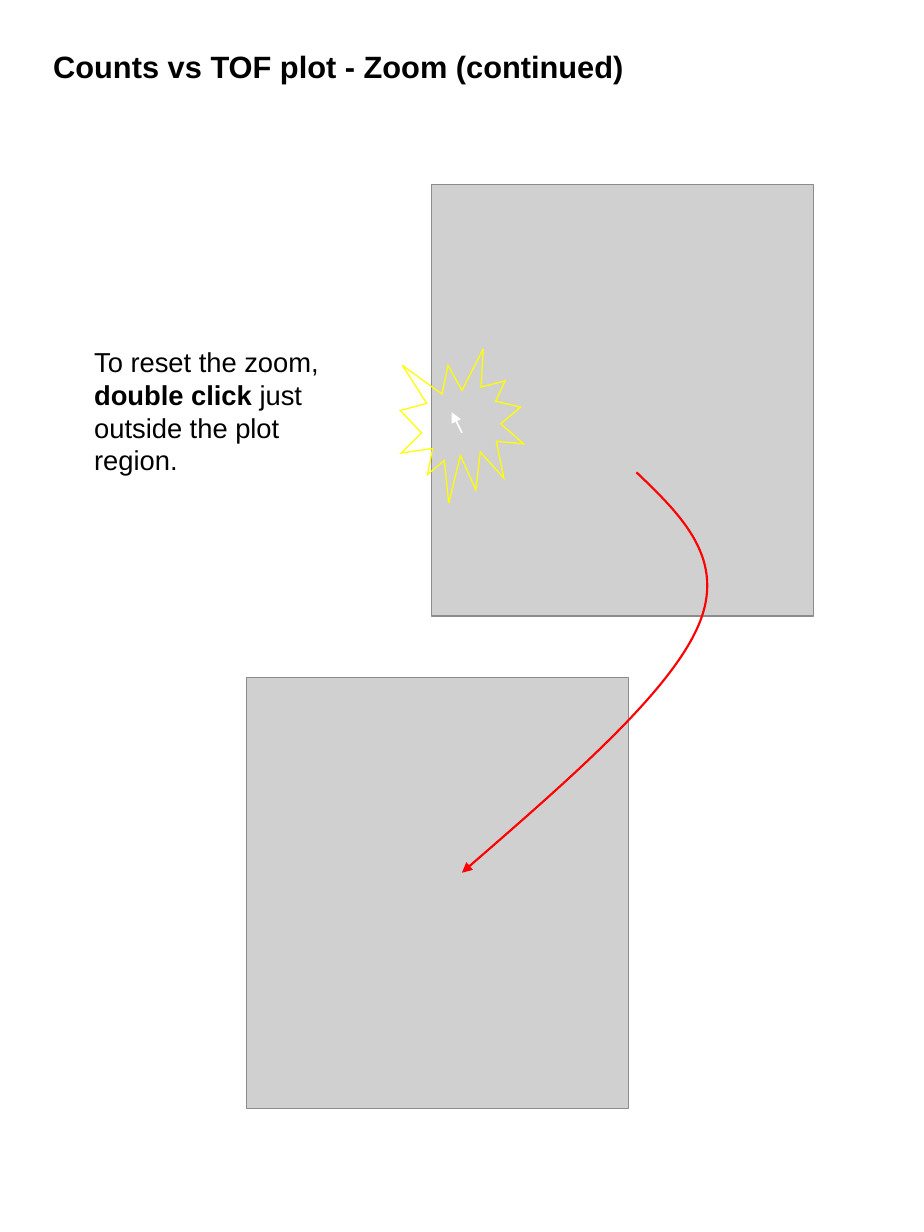
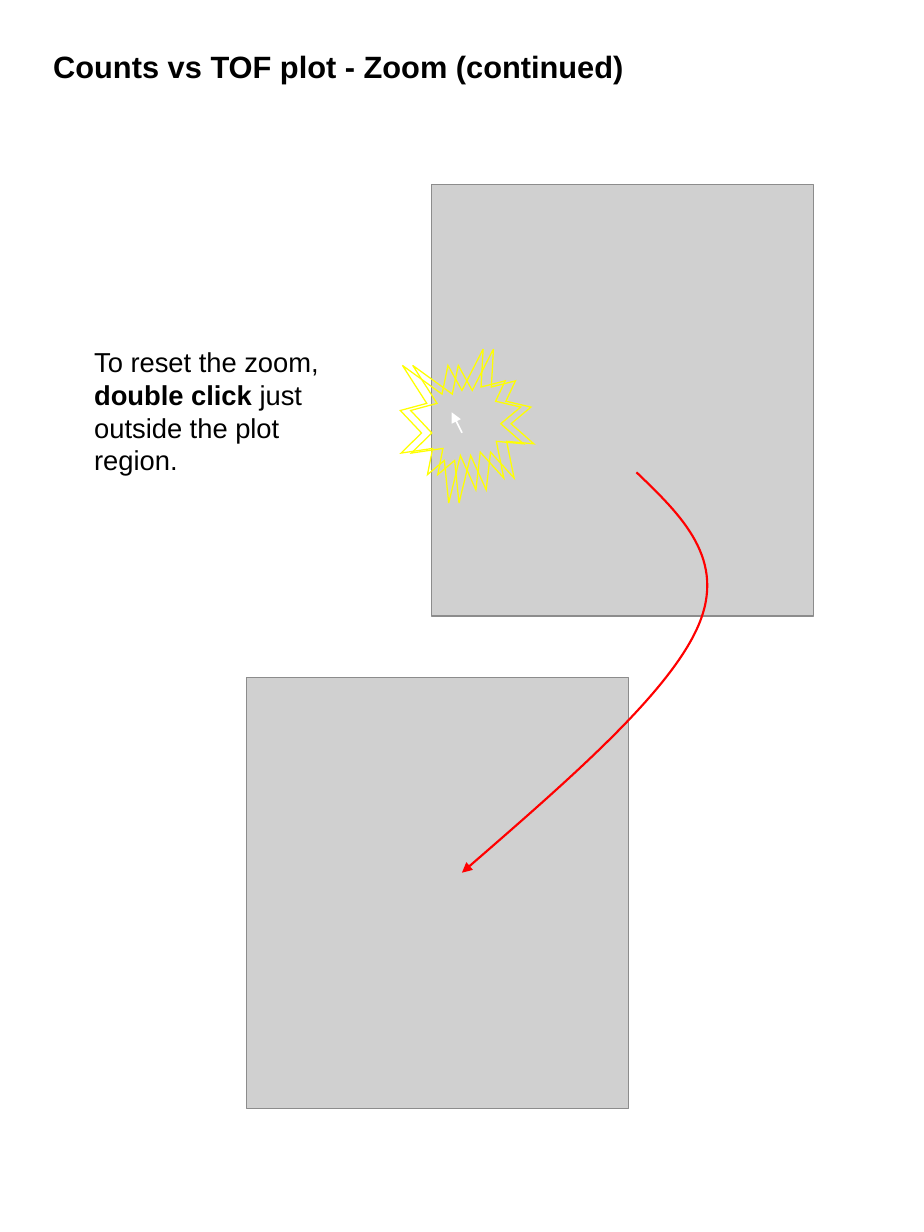
Before and after one commit to ornl-ndav/IdlGui, a slide deck: slide 25 of 1.0/doc/plotARCS_manual.ppt (slide 24 before the commit). Drawn at 924x1232 pixels with LibreOffice and Linux fonts; fonts in the diff are those of the drawing; grey boxes stand for pictures. Boxes give left, top, right and bottom in pixels: in the first picture for what was removed or moved away, otherwise in the second. Text is boxed around its words. In the diff, an @@ line names an element or a change of style, - is before the commit and + after.

```diff
--- a/1.0/doc/plotARCS_manual.ppt
+++ b/1.0/doc/plotARCS_manual.ppt
@@ irregular seal added at <box>410,349,533,503</box>, outline #FFFF00 0.74 pt @@
```
Also in this commit, not shown: 5 other slides changed, 1 slide added.
